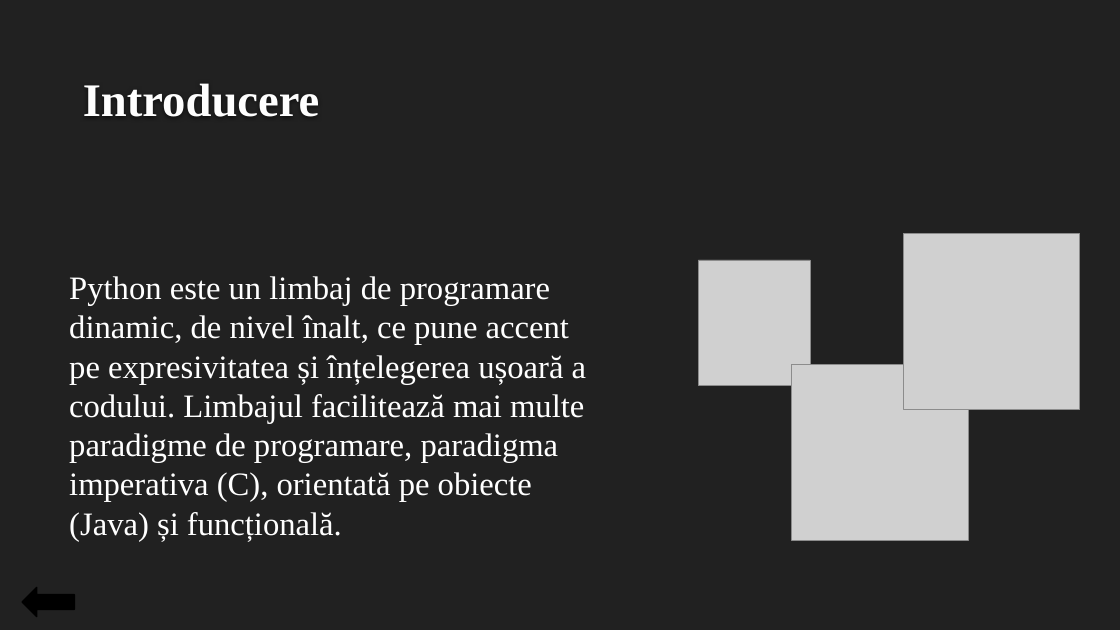
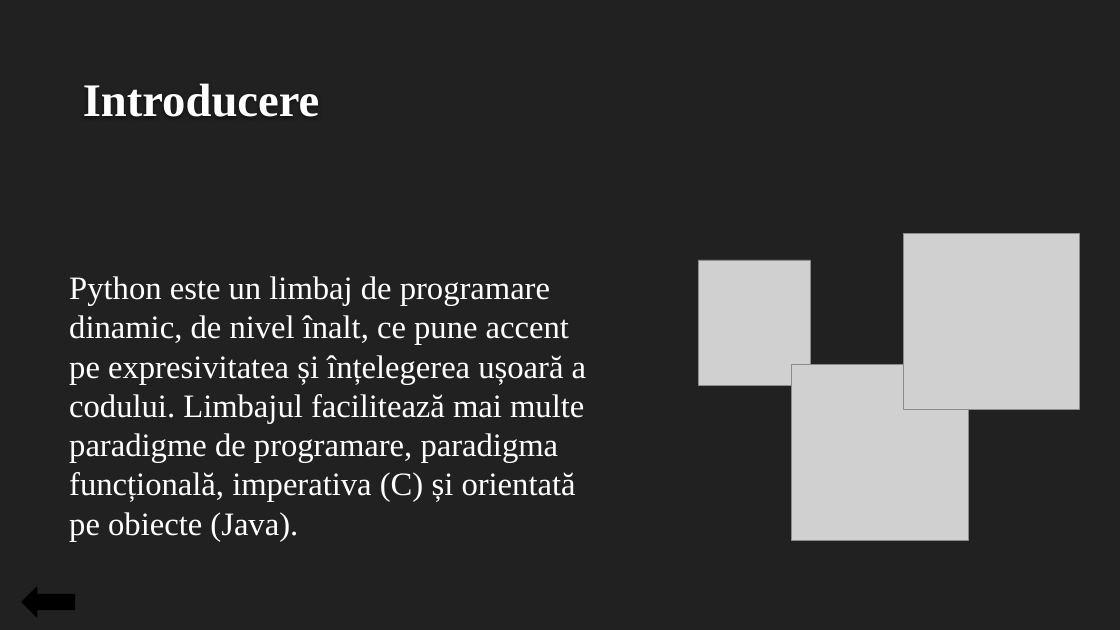
Before and after one commit to CernolevCorina/Python_introduction, a slide deck: slide 4 of Introducere în limbajul de programare Python.pptx. Drawn at 1120x630 pixels with LibreOffice and Linux fonts; fonts in the diff are those of the drawing; grey boxes stand for pictures; background and template pictures are left out. Boxes give left, top, right and bottom in pixels: in the first picture for what was removed or moved away, otherwise in the second. Text is boxed around its words. In the diff, an @@ line names an element or a change of style, - is before the commit and + after.

```diff
--- a/Introducere în limbajul de programare Python.pptx
+++ b/Introducere în limbajul de programare Python.pptx
@@ text at [69, 276, 586, 541]: text changed @@
-Python este un limbaj de programare dinamic, de nivel înalt, ce pune accent pe expresivitatea și înțelegerea ușoară a codului. Limbajul facilitează mai multe paradigme de programare, paradigma imperativa (C), orientată pe obiecte (Java) și funcțională.
+Python este un limbaj de programare dinamic, de nivel înalt, ce pune accent pe expresivitatea și înțelegerea ușoară a codului. Limbajul facilitează mai multe paradigme de programare, paradigma funcțională, imperativa (C) și orientată pe obiecte (Java).
```
Also in this commit, not shown: 9 other slides changed, 1 slide added, 1 other file.
